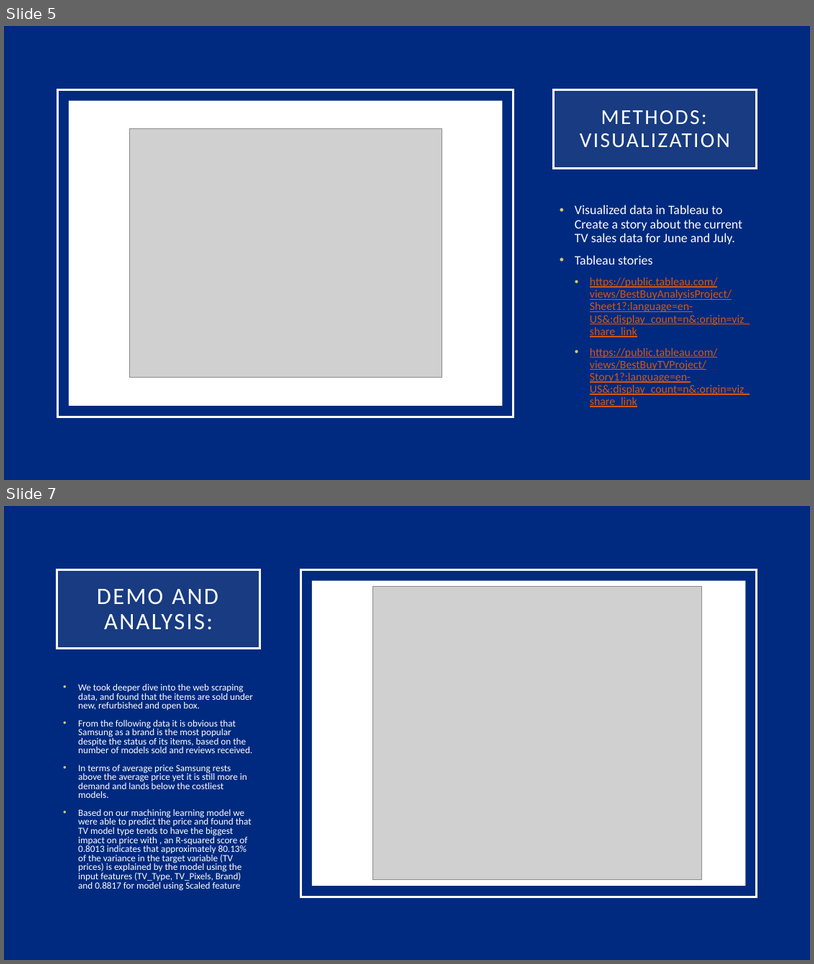
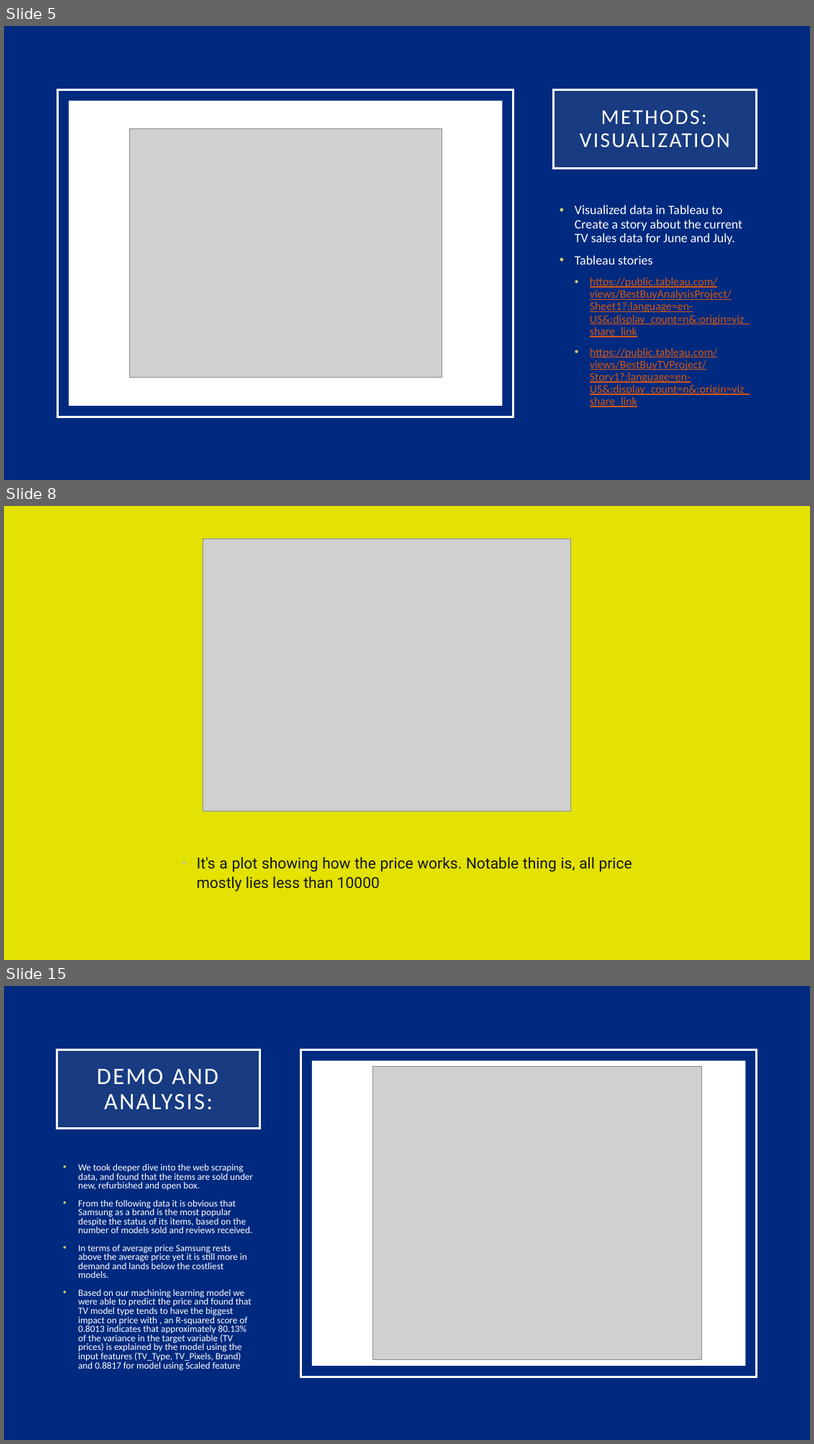
Before and after one commit to kdmorjam/Project_4_BestBuy, a slide deck: Ishita/BestBuy.pptx. Shown one above the other, each under a label of ours: slides 5 and 7 before the commit, slides 5, 8 and 15 after it; the slides between them are not shown. The pictures are 814x964 and 814x1444 pixels, drawn with LibreOffice and Linux fonts; fonts in the diff are those of the drawing; grey boxes stand for pictures. Boxes give left, top, right and bottom in pixels: in the first picture for what was removed or moved away, otherwise in the second. Text is boxed around its words. In the diff, an @@ line names an element or a change of style, - is before the commit and + after.

```diff
--- a/Ishita/BestBuy.pptx
+++ b/Ishita/BestBuy.pptx
@@ slide 8 added at (x1=4, y1=506, x2=810, y2=960), background #E3E200 @@
@@ picture added at (x1=203, y1=539, x2=571, y2=811) @@
@@ text added at (x1=197, y1=857, x2=633, y2=891), 18 pt, text #12151B @@
+• It's a plot showing how the price works. Notable thing is, all price mostly lies less than 10000
@@ what was slide 7 is now slide 15 @@
```
Also in this commit, not shown: 1 slide changed, 7 other slides added, 1 other file.
